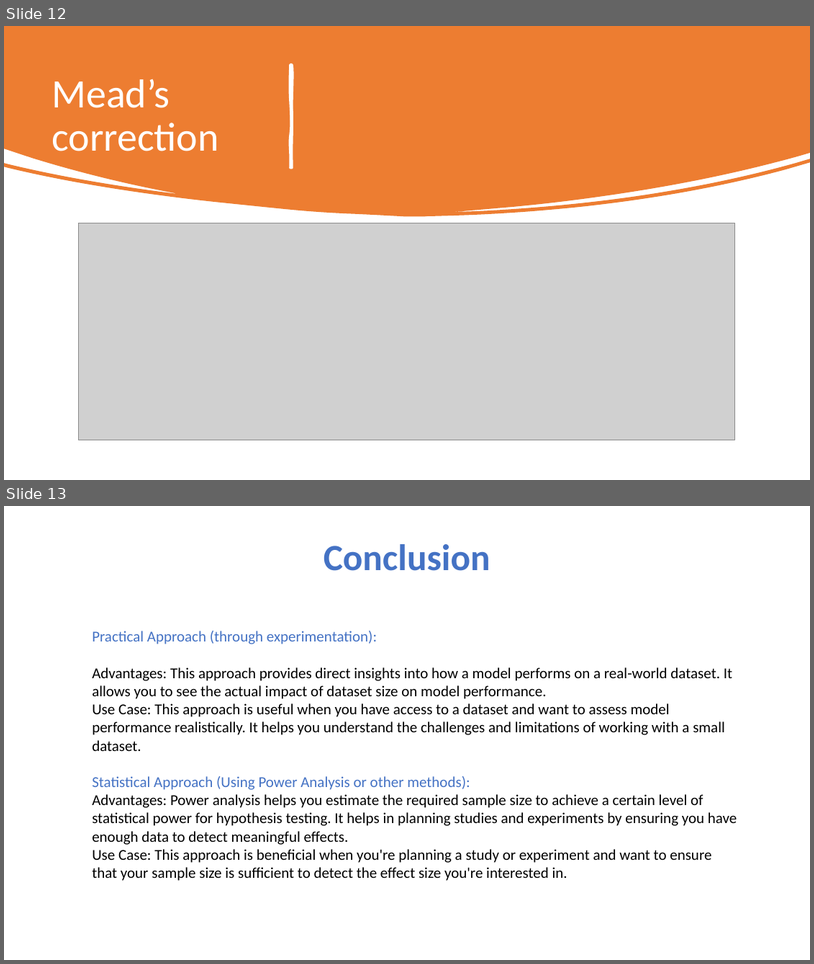
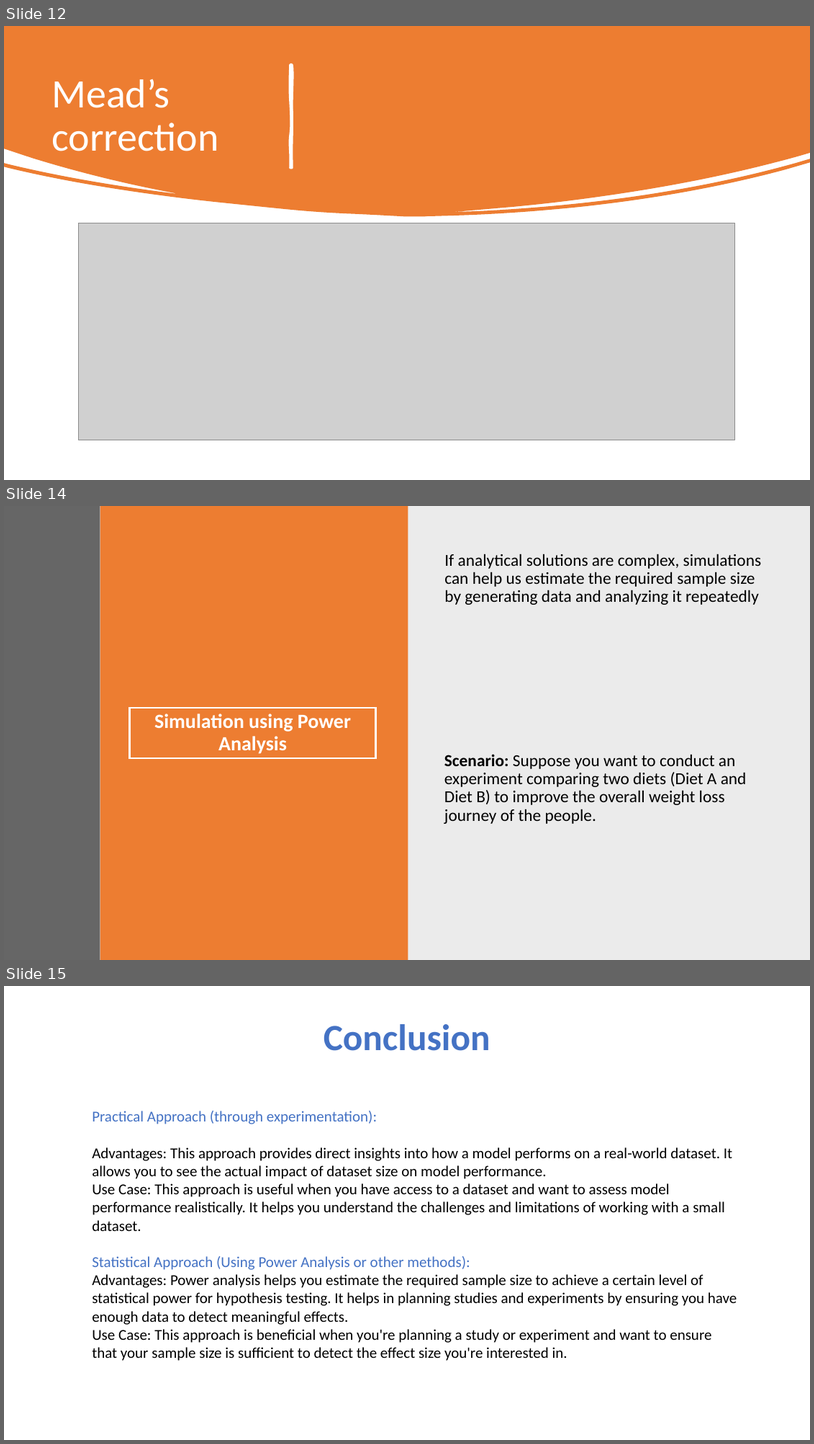
Before and after one commit to nikbearbrown/INFO_7390_Art_and_Science_of_Data, a slide deck: TA_Contest_Fall_23/Bhawana_Agarwal/Perfect_data_size_INFO7390_TAContestFall.pptx. Shown one above the other, each under a label of ours: slides 12 and 13 before the commit, slides 12, 14 and 15 after it; the slides between them are not shown. The pictures are 814x964 and 814x1444 pixels, drawn with LibreOffice and Linux fonts; fonts in the diff are those of the drawing; grey boxes stand for pictures. Boxes give left, top, right and bottom in pixels: in the first picture for what was removed or moved away, otherwise in the second. Text is boxed around its words. In the diff, an @@ line names an element or a change of style, - is before the commit and + after.

```diff
--- a/TA_Contest_Fall_23/Bhawana_Agarwal/Perfect_data_size_INFO7390_TAContestFall.pptx
+++ b/TA_Contest_Fall_23/Bhawana_Agarwal/Perfect_data_size_INFO7390_TAContestFall.pptx
@@ slide 14 added at [4, 506, 810, 960], background #FFFFFF @@
@@ rectangle added at [4, 506, 100, 960], fill #404040 at 80% opacity @@
@@ rectangle added at [100, 506, 408, 960], fill #ED7D31 @@
@@ rectangle added at [407, 506, 810, 960], fill #000000 at 8% opacity @@
@@ text added at [445, 554, 761, 605], 20 pt, text #000000 @@
+If analytical solutions are complex, simulations can help us estimate the required sample size by generating data and analyzing it repeatedly
@@ title added at [130, 708, 376, 758], outline #FFFFFF 2 pt, 24 pt, text #FFFFFF, bold @@
+Simulation using Power Analysis
@@ text added at [445, 754, 747, 824], 20 pt, text #000000 @@
+Scenario: Suppose you want to conduct an experiment comparing two diets (Diet A and Diet B) to improve the overall weight loss journey of the people.
@@ what was slide 13 is now slide 15 @@
```
Also in this commit, not shown: 2 other slides added, 1 slide removed.
